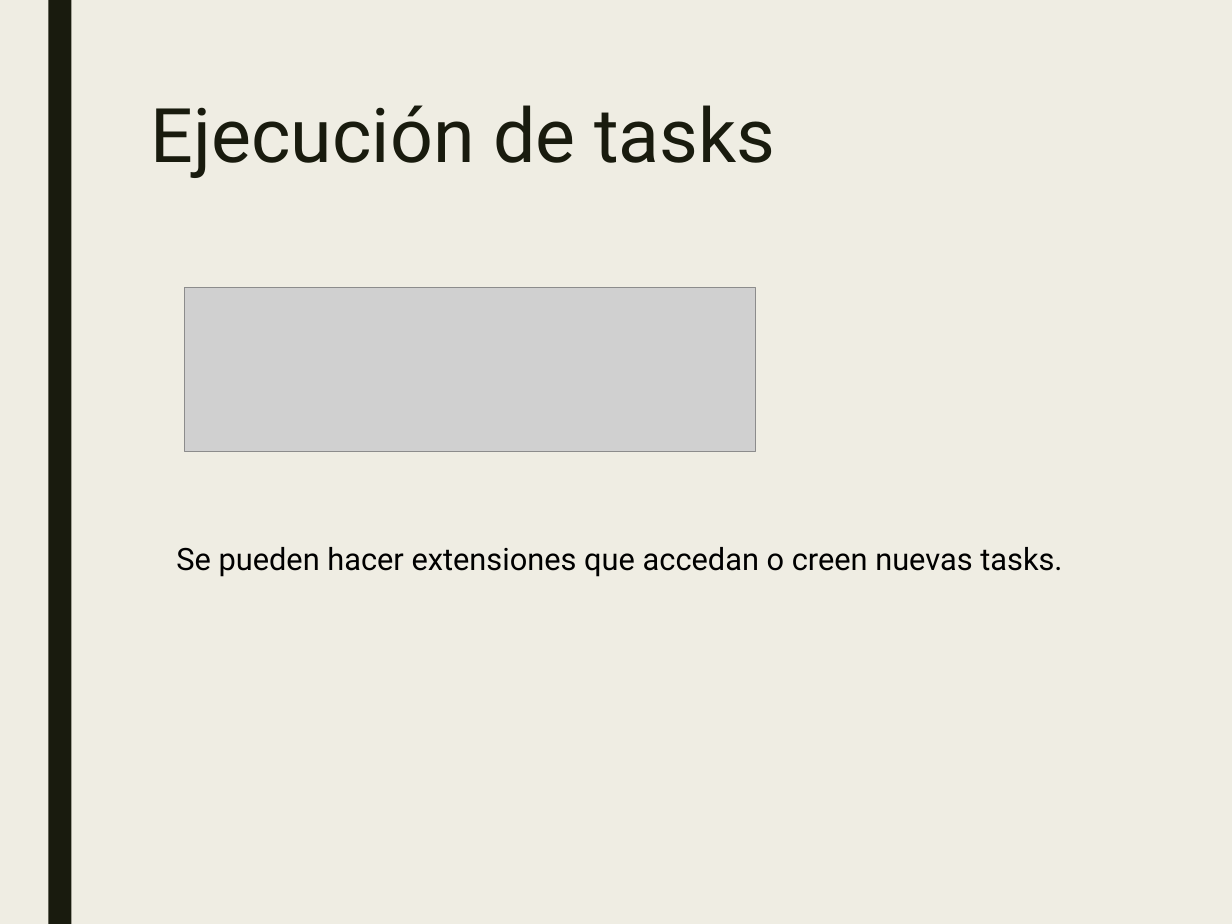
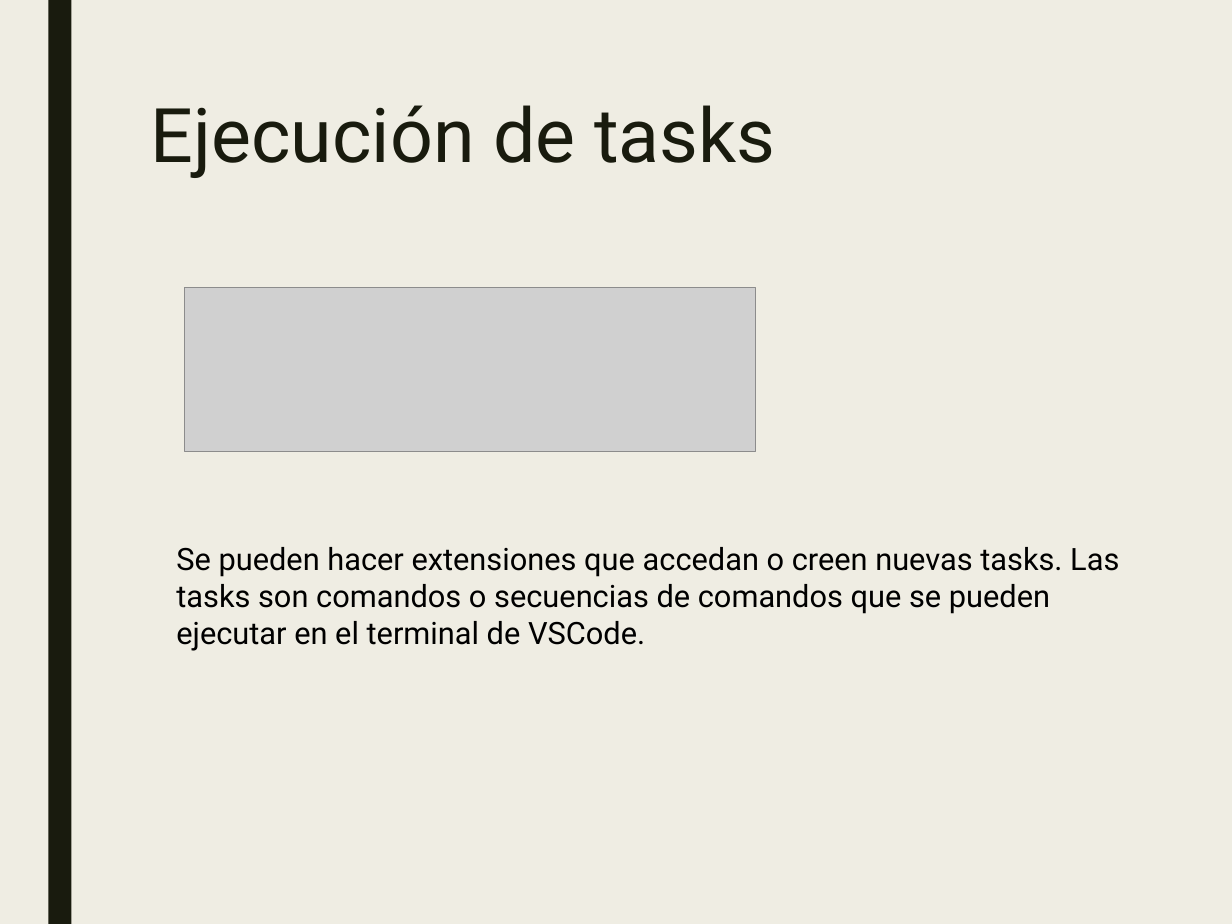
Before and after one commit to JalmarazMartn/dotnetrioja1, a slide deck: slide 39 of VSCODE Extensiones.ppt (slide 34 before the commit). Drawn at 1232x924 pixels with LibreOffice and Linux fonts; fonts in the diff are those of the drawing; grey boxes stand for pictures. Boxes give left, top, right and bottom in pixels: in the first picture for what was removed or moved away, otherwise in the second. Text is boxed around its words. In the diff, an @@ line names an element or a change of style, - is before the commit and + after.

```diff
--- a/VSCODE Extensiones.ppt
+++ b/VSCODE Extensiones.ppt
@@ text at (176, 547, 1119, 651): text changed @@
-Se pueden hacer extensiones que accedan o creen nuevas tasks.
+Se pueden hacer extensiones que accedan o creen nuevas tasks. Las tasks son comandos o secuencias de comandos que se pueden ejecutar en el terminal de VSCode.
```
Also in this commit, not shown: 6 other slides changed, 9 slides added, 2 slides removed, 2 other files.
